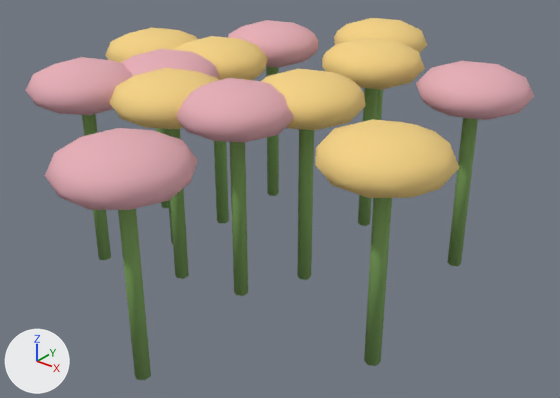
Renders of the glTF model public/models/prop-pollinator-garden.glb from each side of a commit.
One viewpoint serves both versions: a 50 mm lens placed at (1.226, -1.383, 1.055), pointed at (0.119, 0.001, 0.197). Arrows for +X, +Y and +Z are at lower left; the lights stay in place. The older version comes first.

In view in the first picture: 'prop-pollinator-garden_flower', 'prop-pollinator-garden_leaf', 'prop-pollinator-garden_pink'.
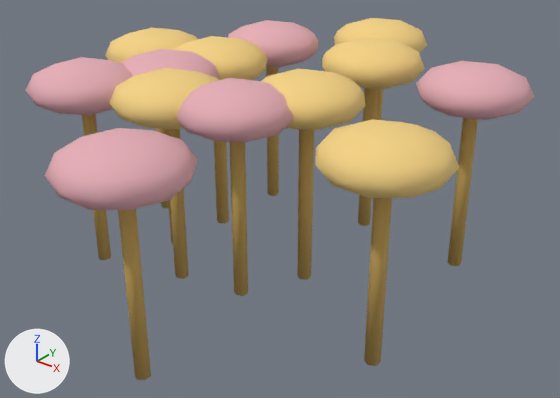
Where the change shows, as pixel boxes (x1, y1, x2, y2) in the pictures (560 x 398 px):
'prop-pollinator-garden_leaf', recoloured: (82, 66, 478, 380) in both

What changed in the scene script:
```text
Change mat_leaf:
    mat_leaf.base_color: (0.2, 0.37, 0.105) -> (0.57, 0.37, 0.1)  # green #7ca45b -> orange #c7a459
```
